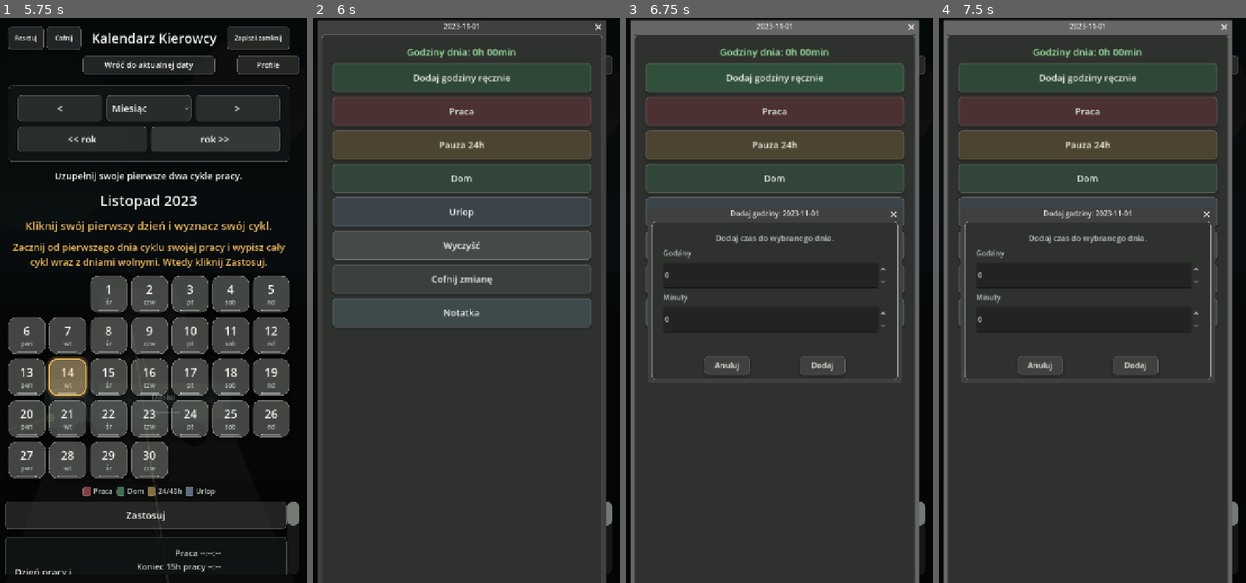
Above: before the commit, frames 1-4 (left to right).
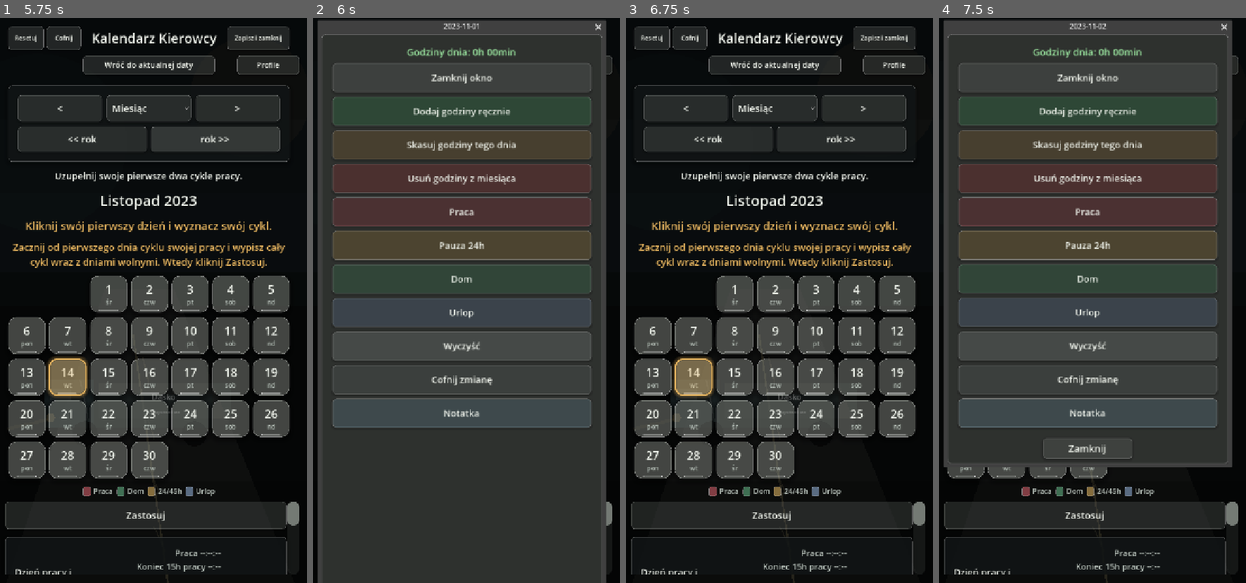
Above: after the commit, the same moments.

Repository: ElKlient/IDOL-Genesis
Game: Godot game, scene res://scenes/main.tscn
Two runs of this game, one before a commit and one after it. Both use one fixed random seed, a clock stepped at 60 frames per second and the inputs below.
Inputs (mouse positions are in pixels of both pictures, inside the frame that each line leads up to):
- Up to frame 1 (5.75 s): click "Zapisz i zamknij" at 0.5 s; click "Cofnij" at 1.25 s; click "<" at 2 s; click "Miesiąc" at 2.75 s; click ">" at 3.5 s; click "<< rok" at 4.25 s; click "rok >>" at 5 s
- Up to frame 2 (6 s): click (420, 294) at 5.77 s
- Up to frame 3 (6.75 s): click "Dodaj godziny ręcznie" (after the commit: "Zamknij okno") at 6.5 s
- Up to frame 4 (7.5 s): click (1089, 294) at 7.27 s

Frame 1 is identical in both runs. In frame 2, 23% of the frame differs, in the area x 6-91%, y 9-73%; in frame 3, 76%, in the area x 1-96%, y 0-100%; in frame 4, 50%.

Commit message:
Add worked hours clearing controls

Diff:
--- a/scripts/main.gd
+++ b/scripts/main.gd
@@ -142,6 +142,8 @@
 var manual_hours_dialog: ConfirmationDialog
 var manual_hours_spin: SpinBox
 var manual_minutes_spin: SpinBox
+var clear_day_hours_dialog: ConfirmationDialog
+var clear_month_hours_dialog: ConfirmationDialog
 var work_finish_dialog: ConfirmationDialog
 var pause_clear_dialog: ConfirmationDialog
 var note_dialog: ConfirmationDialog
@@ -465,6 +467,8 @@
 
 	_build_day_action_dialog()
 	_build_manual_hours_dialog()
+	_build_clear_day_hours_dialog()
+	_build_clear_month_hours_dialog()
 	_build_work_finish_dialog()
 	_build_pause_clear_dialog()
 	_build_note_dialog()
@@ -1178,10 +1182,22 @@
 	day_action_hours_label.autowrap_mode = TextServer.AUTOWRAP_WORD_SMART
 	box.add_child(day_action_hours_label)
 
+	var close_top_button := _action_button("Zamknij okno", Color(0.42, 0.44, 0.43, 0.88))
+	_connect_day_tool_tap(close_top_button, Callable(self, "_hide_day_action_dialog"))
+	box.add_child(close_top_button)
+
 	var add_hours_button := _action_button("Dodaj godziny ręcznie", Color(0.25, 0.52, 0.34, 0.88))
 	_connect_day_tool_tap(add_hours_button, Callable(self, "_open_manual_hours_dialog"))
 	box.add_child(add_hours_button)
 
+	var clear_hours_button := _action_button("Skasuj godziny tego dnia", Color(0.54, 0.43, 0.26, 0.88))
+	_connect_day_tool_tap(clear_hours_button, Callable(self, "_open_clear_day_hours_dialog"))
+	box.add_child(clear_hours_button)
+
+	var clear_month_button := _action_button("Usuń godziny z miesiąca", Color(0.58, 0.26, 0.26, 0.88))
+	_connect_day_tool_tap(clear_month_button, Callable(self, "_open_clear_month_hours_dialog"))
+	box.add_child(clear_month_button)
+
 	var set_work := _action_button("Praca", COLOR_WORK)
 	_connect_tap(set_work, Callable(self, "_set_selected_day_state").bind(ScheduleCalculator.DayState.WORK))
 	box.add_child(set_work)
@@ -1212,7 +1228,8 @@
 
 	var close_button := day_action_dialog.get_ok_button()
 	close_button.text = "Zamknij"
-	_prepare_control(close_button, 18, 48)
+	_prepare_control(close_button, 22, 66)
+	close_button.custom_minimum_size.x = 360
 
 
 func _build_manual_hours_dialog() -> void:
@@ -1263,6 +1280,40 @@
 	var cancel_button := manual_hours_dialog.get_cancel_button()
 	cancel_button.text = "Anuluj"
 	_prepare_control(cancel_button, 18, 48)
+
+
+func _build_clear_day_hours_dialog() -> void:
+	clear_day_hours_dialog = ConfirmationDialog.new()
+	clear_day_hours_dialog.title = "Skasuj godziny dnia"
+	clear_day_hours_dialog.dialog_text = "Czy na pewno chcesz skasować godziny tego dnia?"
+	clear_day_hours_dialog.confirmed.connect(_confirm_clear_selected_day_hours)
+	clear_day_hours_dialog.add_theme_stylebox_override("panel", _dialog_style())
+	add_child(clear_day_hours_dialog)
+
+	var ok_button := clear_day_hours_dialog.get_ok_button()
+	ok_button.text = "Tak"
+	_prepare_control(ok_button, 18, 52)
+
+	var cancel_button := clear_day_hours_dialog.get_cancel_button()
+	cancel_button.text = "Nie"
+	_prepare_control(cancel_button, 18, 52)
+
+
+func _build_clear_month_hours_dialog() -> void:
+	clear_month_hours_dialog = ConfirmationDialog.new()
+	clear_month_hours_dialog.title = "Usuń godziny z miesiąca"
+	clear_month_hours_dialog.dialog_text = "Czy na pewno chcesz usunąć wszystkie godziny z tego miesiąca?"
+	clear_month_hours_dialog.confirmed.connect(_confirm_clear_selected_month_hours)
+	clear_month_hours_dialog.add_theme_stylebox_override("panel", _dialog_style())
+	add_child(clear_month_hours_dialog)
+
+	var ok_button := clear_month_hours_dialog.get_ok_button()
+	ok_button.text = "Tak"
+	_prepare_control(ok_button, 18, 52)
+
+	var cancel_button := clear_month_hours_dialog.get_cancel_button()
+	cancel_button.text = "Nie"
+	_prepare_control(cancel_button, 18, 52)
 
 
 func _build_note_dialog() -> void:
@@ -2700,6 +2751,69 @@
 	return clampi(value, int(spin.min_value), int(spin.max_value))
 
 
+func _hide_day_action_dialog() -> void:
+	if day_action_dialog != null:
+		day_action_dialog.hide()
+
+
+func _open_clear_day_hours_dialog() -> void:
+	if selected_day_key.is_empty() or clear_day_hours_dialog == null:
+		return
+
+	clear_day_hours_dialog.dialog_text = "Czy na pewno chcesz skasować godziny dnia %s?" % selected_day_key
+	clear_day_hours_dialog.popup_centered()
+
+
+func _confirm_clear_selected_day_hours() -> void:
+	if selected_day_key.is_empty():
+		return
+	if not worked_seconds_by_day.has(selected_day_key):
+		_update_selected_day_hours_label()
+		return
+
+	_capture_undo_state()
+	worked_seconds_by_day.erase(selected_day_key)
+	_refresh_worked_hours_after_change()
+	_save_settings_to_disk()
+
+
+func _open_clear_month_hours_dialog() -> void:
+	if clear_month_hours_dialog == null:
+		return
+
+	var year := selected_day_year if selected_day_year > 0 else current_year
+	var month := selected_day_month if selected_day_month > 0 else current_month
+	clear_month_hours_dialog.dialog_text = "Czy na pewno chcesz usunąć wszystkie godziny z miesiąca %s %d?" % [
+		MONTH_NAMES[clampi(month, 1, 12) - 1],
+		year,
+	]
+	clear_month_hours_dialog.popup_centered()
+
+
+func _confirm_clear_selected_month_hours() -> void:
+	var year := selected_day_year if selected_day_year > 0 else current_year
+	var month := selected_day_month if selected_day_month > 0 else current_month
+	if _worked_seconds_for_month(year, month) <= 0:
+		_update_selected_day_hours_label()
+		return
+
+	_capture_undo_state()
+	var days := ScheduleCalculator.days_in_month(year, month)
+	for day in range(1, days + 1):
+		var key := _date_key(year, month, day)
+		if worked_seconds_by_day.has(key):
+			worked_seconds_by_day.erase(key)
+
+	_refresh_worked_hours_after_change()
+	_save_settings_to_disk()
+
+
+func _refresh_worked_hours_after_change() -> void:
+	_update_selected_day_hours_label()
+	_update_work_hours_panel()
+	_rebuild_calendar()
+
+
 func _set_selected_day_state(state: int) -> void:
 	_capture_undo_state()
 	if _single_day_edit_active():
